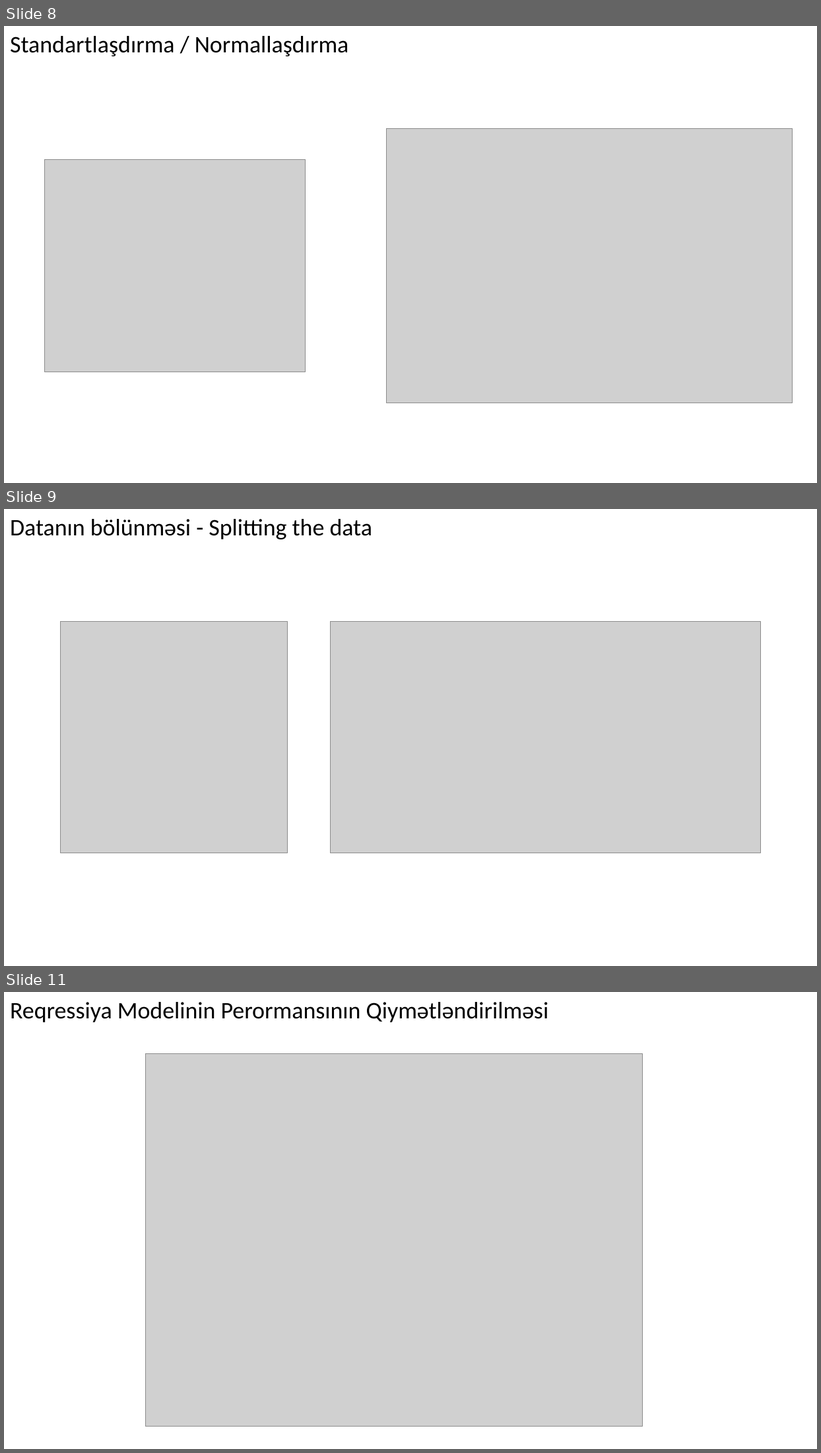
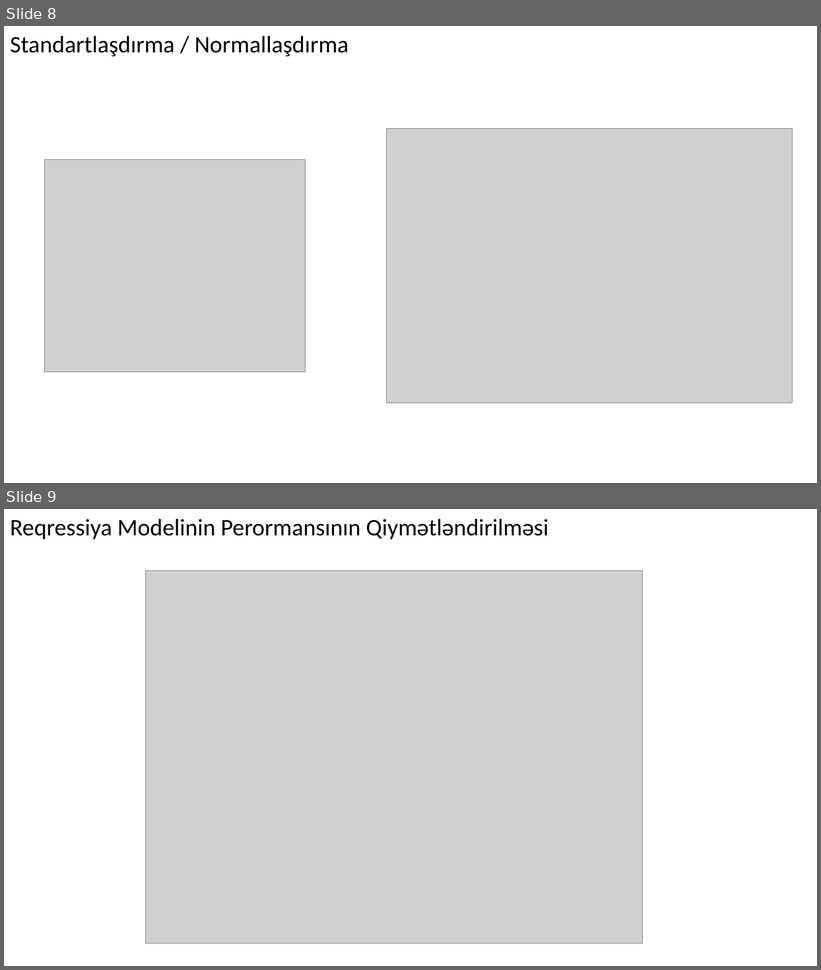
Before and after one commit to TarlanJabiyev/Alas, a slide deck: Sprint 16/Xətti Reqressiya.pptx. Shown one above the other, each under a label of ours: slides 8, 9 and 11 before the commit, slides 8 and 9 after it; the slides between them are not shown. The pictures are 821x1453 and 821x970 pixels, drawn with LibreOffice and Linux fonts; fonts in the diff are those of the drawing; grey boxes stand for pictures. Boxes give left, top, right and bottom in pixels: in the first picture for what was removed or moved away, otherwise in the second. Text is boxed around its words. In the diff, an @@ line names an element or a change of style, - is before the commit and + after.

```diff
--- a/Sprint 16/Xətti Reqressiya.pptx
+++ b/Sprint 16/Xətti Reqressiya.pptx
@@ slide 9 removed at (4,509,817,966), background #FFFFFF @@
@@ text removed at (10,519,373,539) @@
-Datanın bölünməsi - Splitting the data
@@ picture removed at (61,622,287,854) @@
@@ picture removed at (330,622,760,854) @@
@@ what was slide 11 is now slide 9 @@
```
Also in this commit, not shown: 1 other slide removed.
